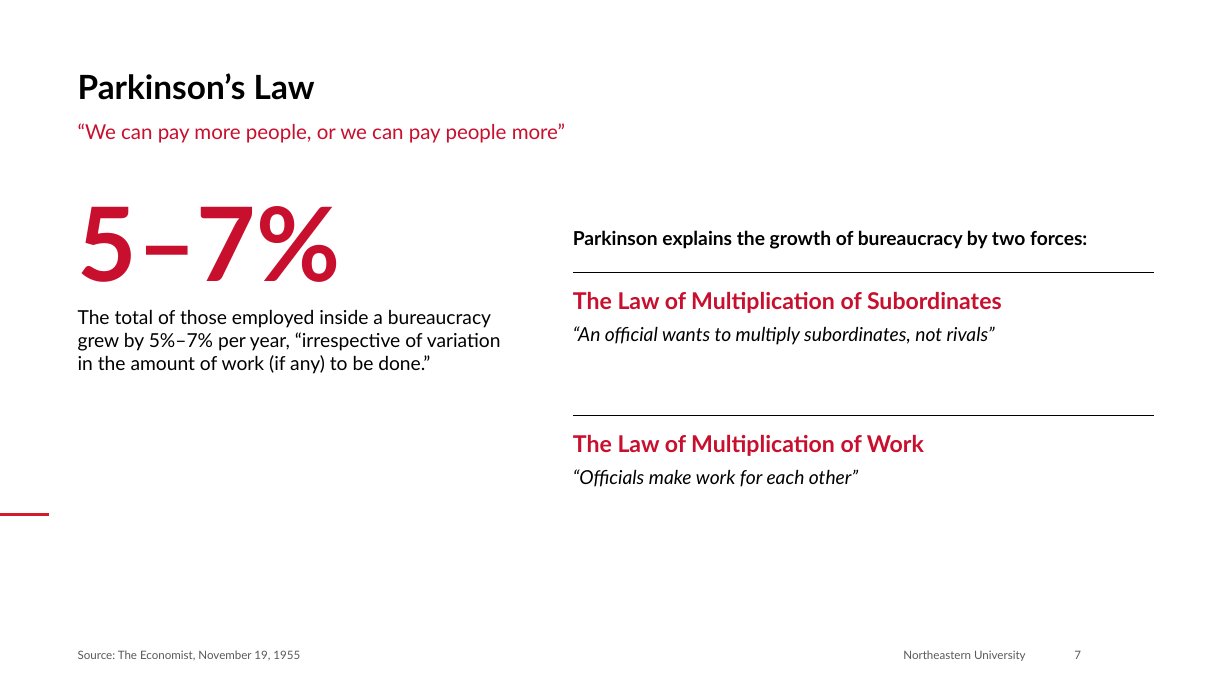
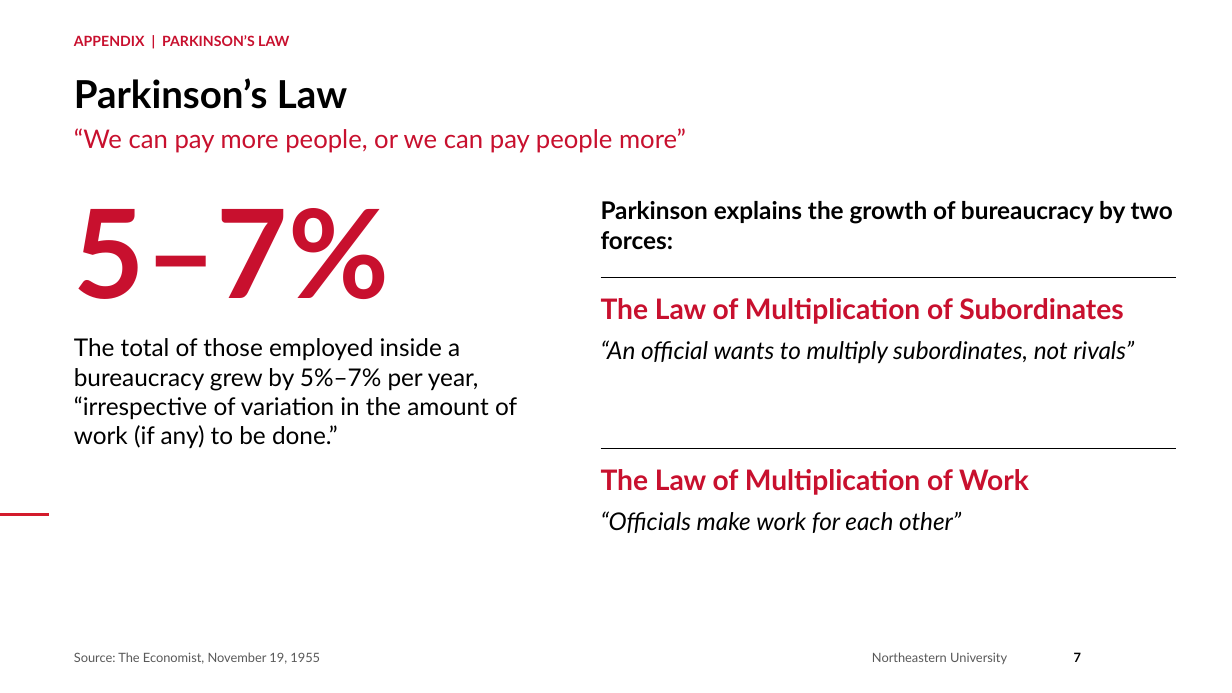
Before and after one commit to brettcsweet/Tonys-repo, a slide deck: slide 7 of 2026-09-29_Role_of_the_Center_Northeastern.pptx. Drawn at 1232x693 pixels with LibreOffice and Linux fonts; fonts in the diff are those of the drawing; background and template pictures are left out. Boxes give left, top, right and bottom in pixels: in the first picture for what was removed or moved away, otherwise in the second. Text is boxed around its words. In the diff, an @@ line names an element or a change of style, - is before the commit and + after.

```diff
--- a/2026-09-29_Role_of_the_Center_Northeastern.pptx
+++ b/2026-09-29_Role_of_the_Center_Northeastern.pptx
@@ text "Parkinson’s Law" at (74, 78, 347, 109): size 26 to 30 pt @@
@@ text added at (74, 35, 289, 46), 11 pt, text #C8102E, bold @@
+APPENDIX | PARKINSON’S LAW
@@ text "“We can pay more people, ..." at (74, 128, 686, 153): size 16 to 20 pt @@
@@ text "5–7%" at (74, 208, 389, 299): size 80 to 96 pt @@
@@ text "Parkinson explains the growth of ...": place and size @@
-text "Parkinson explains the growth of ..." at (573, 230, 1087, 249)
+text "Parkinson explains the growth of ..." at (601, 201, 1173, 250)
@@ text "Parkinson explains the growth of ..." at (601, 201, 1173, 250): size 15 to 19 pt @@
@@ text "The Law of Multiplication of ...": place and size @@
-text "The Law of Multiplication of ..." at (573, 326, 995, 345)
+text "The Law of Multiplication of ..." at (601, 298, 1134, 364)
@@ text "The Law of Multiplication of ..." at (601, 298, 1134, 364): size 18 to 22 pt in "The Law of Multiplication of Subordinates"; size 15 to 19 pt in "“An official wants to multiply subordinates, not ..."; more space between paragraphs @@
@@ line moved from (573, 273) - (1154, 273) to (601, 277) - (1177, 277) @@
@@ text "The total of those employed ..." at (74, 338, 517, 448): size 15 to 19 pt @@
@@ text "The total of those employed ...": place and size @@
-text "The total of those employed ..." at (78, 309, 501, 374)
+text "The total of those employed ..." at (74, 338, 517, 448)
@@ line moved from (573, 416) - (1154, 416) to (601, 448) - (1177, 448) @@
@@ text "The Law of Multiplication of ...": place and size @@
-text "The Law of Multiplication of ..." at (573, 434, 924, 487)
+text "The Law of Multiplication of ..." at (601, 469, 1029, 533)
@@ text "The Law of Multiplication of ..." at (601, 469, 1029, 533): size 18 to 22 pt in "The Law of Multiplication of Work"; size 15 to 19 pt in "“Officials make work for each other”"; more space between paragraphs @@
@@ text "Source: The Economist, November 19, ..." at (74, 652, 320, 664): size 9 to 10 pt @@
@@ text "Northeastern University" at (872, 652, 1007, 664): size 9 to 10 pt @@
@@ text "Northeastern University": place and size @@
-text "Northeastern University" at (903, 650, 1026, 661)
+text "Northeastern University" at (872, 652, 1007, 664)
@@ page number at (1074, 652, 1081, 662): size 9 to 10 pt, text colour #595959 to #000000, bold on @@
```
Also in this commit, not shown: 8 other slides changed, 3 slides added.
